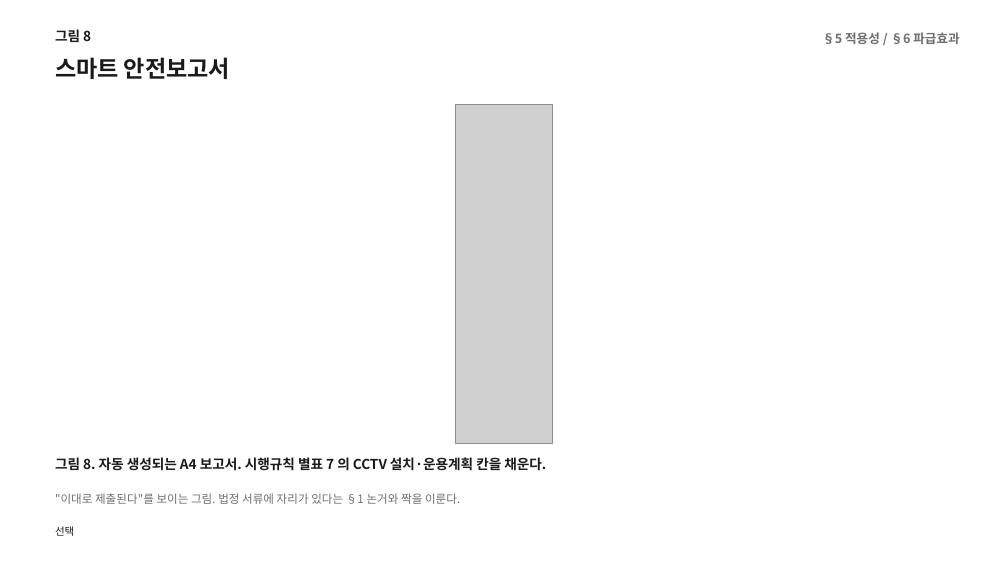
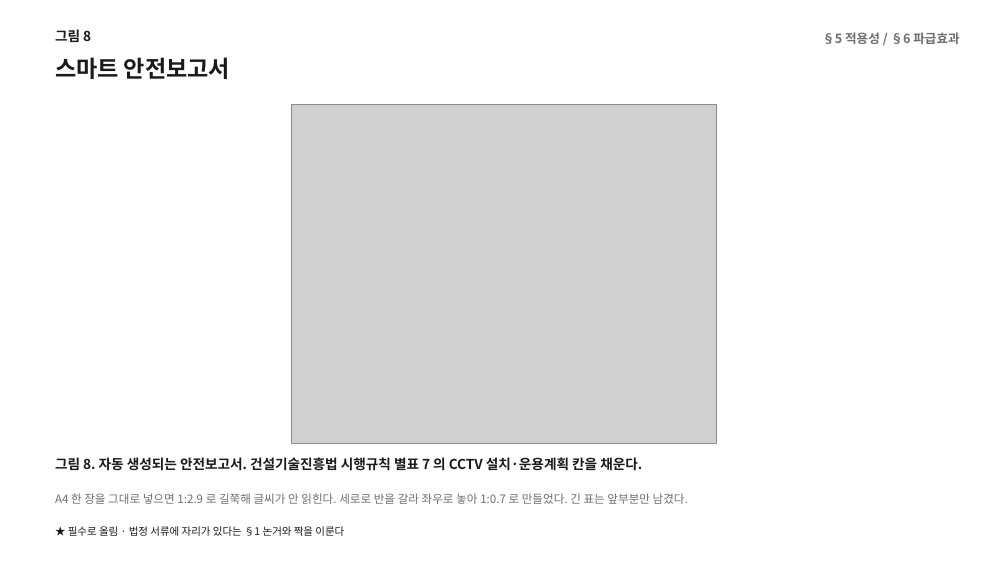
Before and after one commit to minlee95333/ReSpace, a slide deck: slide 9 of outputs/BIGB_그림_0823.pptx. Drawn at 1008x567 pixels with LibreOffice and Linux fonts; fonts in the diff are those of the drawing; grey boxes stand for pictures. Boxes give left, top, right and bottom in pixels: in the first picture for what was removed or moved away, otherwise in the second. Text is boxed around its words. In the diff, an @@ line names an element or a change of style, - is before the commit and + after.

```diff
--- a/outputs/BIGB_그림_0823.pptx
+++ b/outputs/BIGB_그림_0823.pptx
@@ picture: place and size @@
-picture at <box>455,104,553,444</box>
+picture at <box>292,104,716,444</box>
@@ text at <box>55,457,642,471</box>: text changed @@
-그림 8. 자동 생성되는 A4 보고서. 시행규칙 별표 7 의 CCTV 설치·운용계획 칸을 채운다.
+그림 8. 자동 생성되는 안전보고서. 건설기술진흥법 시행규칙 별표 7 의 CCTV 설치·운용계획 칸을 채운다.
@@ text at <box>55,493,688,504</box>: text changed @@
-"이대로 제출된다"를 보이는 그림. 법정 서류에 자리가 있다는 §1 논거와 짝을 이룬다.
+A4 한 장을 그대로 넣으면 1:2.9 로 길쭉해 글씨가 안 읽힌다. 세로로 반을 갈라 좌우로 놓아 1:0.7 로 만들었다. 긴 표는 앞부분만 남겼다.
@@ text at <box>68,526,344,536</box>: text changed @@
-선택
+★ 필수로 올림 · 법정 서류에 자리가 있다는 §1 논거와 짝을 이룬다
```
Also in this commit, not shown: 1 other slide changed, 5 other files.
